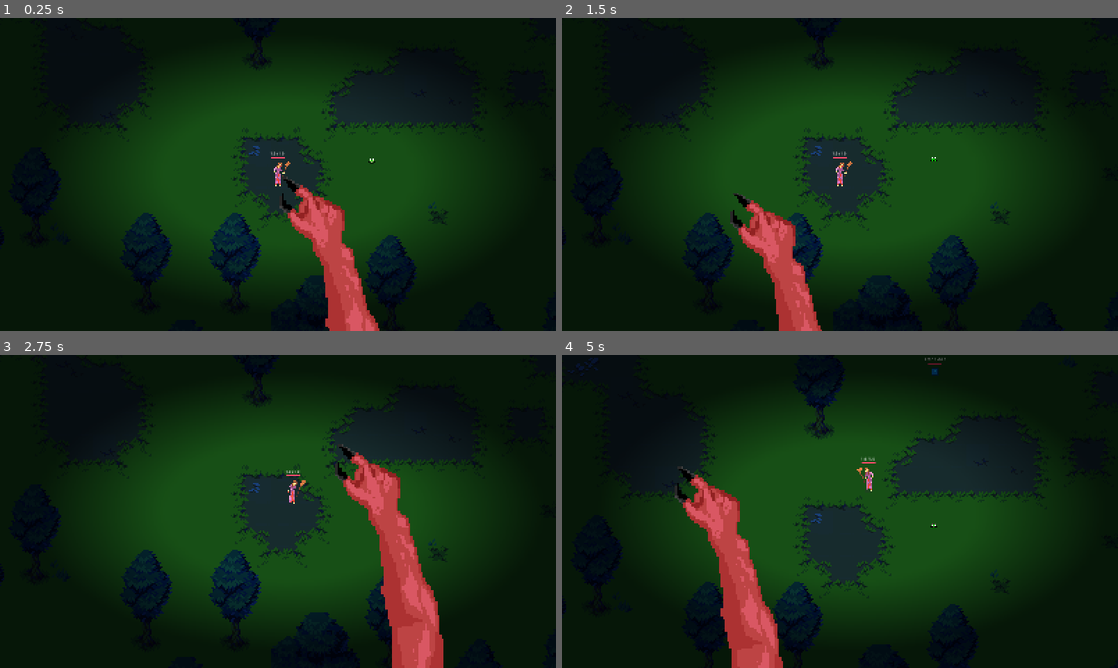
Above: before the commit, frames 1-4 (two rows, left to right).
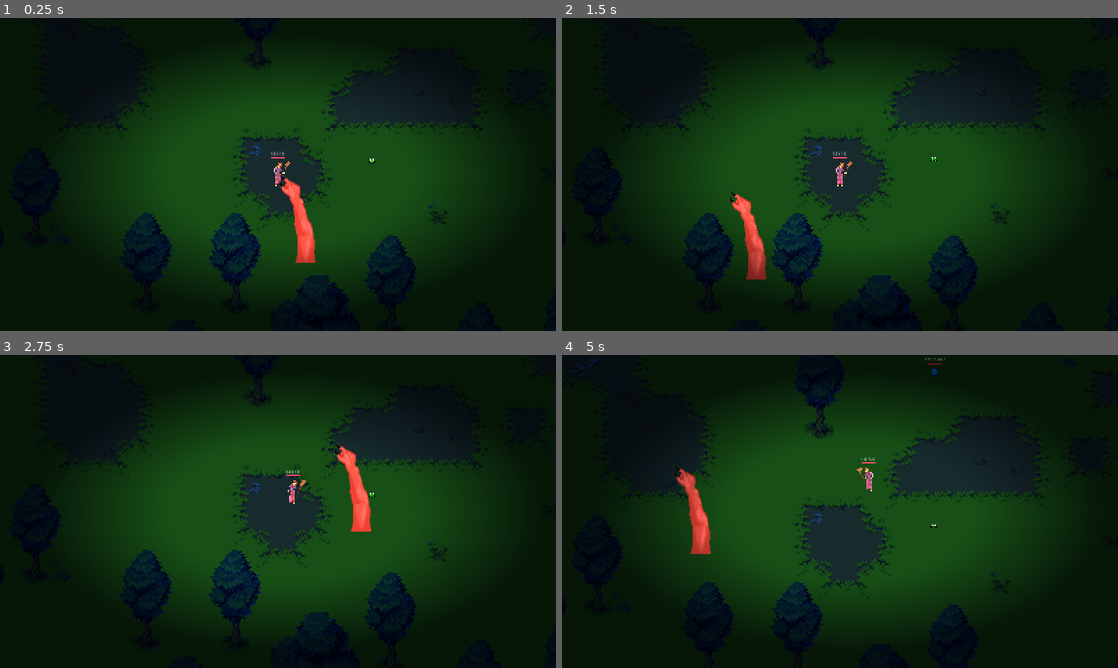
Above: after the commit, the same moments.

Repository: astonedf/Survivor
Game: Godot game, scene res://scenes/main/main.tscn
Two runs of this game, one before a commit and one after it. Both use one fixed random seed, a clock stepped at 60 frames per second and the inputs below. The engine's default icon, where the game draws it, is replaced by a stand-in: a white triangle on a blue panel in a dark square.
Inputs (mouse positions are in pixels of both pictures, inside the frame that each line leads up to):
- Up to frame 1 (0.25 s): no input
- Up to frame 2 (1.5 s): tap Enter at 0.5 s; move the mouse to (962, 158) at 0.52 s; press the mouse at (962, 158) at 0.53 s; tap Space at 1.25 s; move the mouse to (728, 190) at 1.27 s; release the mouse at (728, 190) at 1.28 s; click (728, 190) at 1.35 s
- Up to frame 3 (2.75 s): tap Enter at 2 s; move the mouse to (333, 442) at 2.02 s; hold Right mouse button (RMB) from 2.03 s (still down); click (333, 442) at 2.3 s
- Up to frame 4 (5 s): move the mouse to (812, 574) at 2.77 s; release Right mouse button (RMB) at 2.78 s; click (812, 574) at 2.85 s; move the mouse to (1006, 558) at 3.52 s; press the mouse at (1006, 558) at 3.53 s; move the mouse to (673, 464) at 4.27 s; release the mouse at (673, 464) at 4.28 s; right-click (673, 464) at 4.35 s; click (673, 464) at 4.55 s

The runs differ from the first frame. In frame 1, 3.7% of the frame differs, in the area x 50-69%, y 50-100%; in frame 2, 3.3%; in frame 3, 5.8%, in the area x 60-80%, y 28-100%; in frame 4, 5.1%.

Commit message:
witch arm remade as a weapon
The witch arm now uses the new weapon system

Diff:
--- a/Survivor/characters/common/character.gd
+++ b/Survivor/characters/common/character.gd
@@ -18,11 +18,15 @@
 	_damageable_area.area_entered.connect(_on_damageable_area_area_entered)
 
 
+## Damageable areas are set to detect only the weapons layer for now.
+## To make something damage characters, it must then herit from the Weapon class.
 func _on_damageable_area_body_entered(body: Node2D) -> void:
 	# Overriden in children classes
 	pass
 
 
+## Damageable areas are set to detect only the weapons layer for now.
+## To make something damage characters, it must then herit from the Weapon class.
 func  _on_damageable_area_area_entered(area: Area2D) -> void:
 	# Overriden in children classes
 	pass
--- a/Survivor/characters/enemies/common/enemy.gd
+++ b/Survivor/characters/enemies/common/enemy.gd
@@ -23,8 +23,11 @@
 
 
 func _on_damageable_area_body_entered(body: Node2D) -> void:
-	if body is Weapon:
-		var weapon: Weapon = body
+	var weapon: Weapon = body
 
-		if weapon._holder is Player:
-			_take_damage(weapon._damage)
+	if weapon._holder is Player:
+		_take_damage(weapon._damage)
+
+
+func  _on_damageable_area_area_entered(area: Area2D) -> void:
+	pass
--- a/Survivor/characters/enemies/goblin/goblin.tscn
+++ b/Survivor/characters/enemies/goblin/goblin.tscn
@@ -27,7 +27,7 @@
 shape = SubResource("CircleShape2D_e1yvt")
 
 [node name="DamageableArea" type="Area2D" parent="."]
-collision_layer = 4
+collision_layer = 0
 collision_mask = 8
 
 [node name="CollisionShape2D" type="CollisionShape2D" parent="DamageableArea"]
--- a/Survivor/characters/enemies/troll/troll.tscn
+++ b/Survivor/characters/enemies/troll/troll.tscn
@@ -27,7 +27,7 @@
 shape = SubResource("CircleShape2D_e1yvt")
 
 [node name="DamageableArea" type="Area2D" parent="."]
-collision_layer = 4
+collision_layer = 0
 collision_mask = 8
 
 [node name="CollisionShape2D" type="CollisionShape2D" parent="DamageableArea"]
--- a/Survivor/characters/player/player.gd
+++ b/Survivor/characters/player/player.gd
@@ -1,6 +1,7 @@
 class_name Player extends Character
 
 @onready var bullet = preload("res://weapons/bullet/bullet.tscn")
+@onready var witch_arm: Weapon = $WitchArm
 
 var flower_in_range = []
 var enemy_in_range = false
@@ -12,22 +13,19 @@
 var attacking: bool = false
 
 
+func _ready() -> void:
+	super._ready()
+	witch_arm.pickup(self)
+
+
 func _unhandled_input(event: InputEvent) -> void:
 	if event.is_action_pressed("RMB"):
 		_can_move = true
 		destination = get_global_mouse_position()
-	if event.is_action_pressed("LMB"):
-		#shoot()
-		$CrushArea/CrushColl.disabled = false
-	if event.is_action_released("LMB"):
-		$CrushArea/CrushColl.disabled = true
 
 
 func _physics_process(delta):
 	PlayerManager.position_updated.emit(global_position)
-
-	$CanvasLayer/Arm.position = get_viewport().get_mouse_position()
-	$CrushArea.position = get_local_mouse_position()
 
 	if _can_move:
 		$Spray.look_at(get_global_mouse_position())
@@ -90,3 +88,14 @@
 
 func _on_weapon_pickup_range_area_body_entered(body: Weapon) -> void:
 	body.pickup(self)
+
+
+func _on_damageable_area_body_entered(body: Node2D) -> void:
+	var weapon: Weapon = body
+
+	if weapon._holder is Enemy:
+		_take_damage(weapon._damage)
+
+
+func  _on_damageable_area_area_entered(area: Area2D) -> void:
+	pass
--- a/Survivor/characters/player/player.tscn
+++ b/Survivor/characters/player/player.tscn
@@ -1,9 +1,8 @@
-[gd_scene load_steps=30 format=3 uid="uid://ck3m3011vrrgm"]
+[gd_scene load_steps=29 format=3 uid="uid://ck3m3011vrrgm"]
 
 [ext_resource type="Script" uid="uid://dhmppoqbaejrn" path="res://characters/player/player.gd" id="1_onrkg"]
 [ext_resource type="Texture2D" uid="uid://by7knt72ix16d" path="res://assets/player/witch4.png" id="2_dirf7"]
 [ext_resource type="Script" uid="uid://c8nuytiag3hsy" path="res://characters/player/enemy_spawner.gd" id="2_xxgcw"]
-[ext_resource type="Texture2D" uid="uid://d4jqufy08op3" path="res://assets/arm.png" id="3_58jvb"]
 [ext_resource type="Texture2D" uid="uid://hdjfgk8iim74" path="res://assets/player/witch5.png" id="4_idpv6"]
 [ext_resource type="Texture2D" uid="uid://vcfi5b4e835j" path="res://assets/player/witch6.png" id="5_rpf03"]
 [ext_resource type="Texture2D" uid="uid://dopi03mkv0fuu" path="res://assets/player/witch7.png" id="6_x5dtk"]
@@ -16,13 +15,11 @@
 [ext_resource type="Texture2D" uid="uid://bvitqemes1g11" path="res://assets/player/witch2.png" id="13_fpo3a"]
 [ext_resource type="Texture2D" uid="uid://bxsj7n7pbii7" path="res://assets/player/witch3.png" id="14_kyfeq"]
 [ext_resource type="PackedScene" uid="uid://bwdqxkchthan0" path="res://characters/common/health_bar/health_bar.tscn" id="16_8l73k"]
+[ext_resource type="PackedScene" uid="uid://c3shyj1haouky" path="res://weapons/witch_arm/witch_arm.tscn" id="17_aqrcq"]
 
 [sub_resource type="CapsuleShape2D" id="CapsuleShape2D_onrkg"]
 radius = 22.0
 height = 44.0
-
-[sub_resource type="CircleShape2D" id="CircleShape2D_58jvb"]
-radius = 21.0238
 
 [sub_resource type="Gradient" id="Gradient_onrkg"]
 offsets = PackedFloat32Array(0, 0.344156, 0.688312)
@@ -197,14 +194,6 @@
 drag_horizontal_enabled = true
 drag_vertical_enabled = true
 
-[node name="CrushArea" type="Area2D" parent="."]
-collision_layer = 3
-collision_mask = 3
-
-[node name="CrushColl" type="CollisionShape2D" parent="CrushArea"]
-shape = SubResource("CircleShape2D_58jvb")
-disabled = true
-
 [node name="CanvasLayer" type="CanvasLayer" parent="."]
 
 [node name="PointLight2D" type="PointLight2D" parent="CanvasLayer"]
@@ -214,13 +203,6 @@
 texture = SubResource("GradientTexture2D_i3pqv")
 offset = Vector2(35, 35)
 
-[node name="Arm" type="Sprite2D" parent="CanvasLayer"]
-texture_filter = 1
-position = Vector2(1395, 534)
-scale = Vector2(3, 3)
-texture = ExtResource("3_58jvb")
-centered = false
-
 [node name="EnemySpawner" type="Node2D" parent="."]
 script = ExtResource("2_xxgcw")
 
@@ -267,7 +249,7 @@
 disabled = true
 
 [node name="DamageableArea" type="Area2D" parent="."]
-collision_layer = 2
+collision_layer = 0
 collision_mask = 8
 
 [node name="CollisionShape2D" type="CollisionShape2D" parent="DamageableArea"]
@@ -284,6 +266,9 @@
 [node name="CollisionShape2D" type="CollisionShape2D" parent="WeaponPickupRangeArea"]
 shape = SubResource("CircleShape2D_8l73k")
 debug_color = Color(0.603271, 0.540052, 0.126825, 0.42)
+
+[node name="WitchArm" parent="." instance=ExtResource("17_aqrcq")]
+position = Vector2(391, 38)
 
 [connection signal="area_entered" from="Spray" to="." method="_on_spray_area_entered"]
 [connection signal="area_exited" from="Spray" to="." method="_on_spray_area_exited"]
--- a/Survivor/weapons/common/weapon.gd
+++ b/Survivor/weapons/common/weapon.gd
@@ -1,7 +1,12 @@
 class_name Weapon extends CharacterBody2D
+## Base class for all weapons
 
 
 @export var _damage := 1.0
+
+## Can be picked up ?
+## Set to false when the weapon is picked up.
+@export var _pickable := true
 
 var _holder: Character = null
 
@@ -11,4 +16,6 @@
 
 
 func pickup(new_holder: Character) -> void:
-	_holder = new_holder
+	if _pickable:
+		_holder = new_holder
+		_pickable = false
--- /dev/null
+++ b/Survivor/weapons/witch_arm/witch_arm.gd
@@ -0,0 +1,33 @@
+extends Weapon
+
+## Hit rate of the arm when the LMB is held down
+@export_range(0.01, 1.0, 0.01, "suffix:s") var hit_rate: float
+
+@onready var arm_sprite: Sprite2D = $Sprite2D
+@onready var collision_shape: CollisionShape2D = $CollisionShape2D
+@onready var hit_timer: Timer = $HitTimer
+
+
+func _ready() -> void:
+	collision_shape.disabled = true
+	hit_timer.wait_time = hit_rate
+
+
+func _unhandled_input(event: InputEvent) -> void:
+	if event.is_action_pressed("LMB"):
+		collision_shape.disabled = false
+		hit_timer.start()
+		arm_sprite.scale = Vector2(0.75, 0.75)
+	if event.is_action_released("LMB"):
+		hit_timer.stop()
+		collision_shape.disabled = true
+		arm_sprite.scale = Vector2(1.0, 1.0)
+
+
+func _physics_process(delta: float) -> void:
+	arm_sprite.position = get_local_mouse_position()
+	collision_shape.position = get_local_mouse_position()
+
+
+func _on_hit_timer_timeout() -> void:
+	collision_shape.disabled = !collision_shape.disabled
--- /dev/null
+++ b/Survivor/weapons/witch_arm/witch_arm.tscn
@@ -0,0 +1,29 @@
+[gd_scene load_steps=4 format=3 uid="uid://c3shyj1haouky"]
+
+[ext_resource type="Script" uid="uid://bgs44v3ft6xss" path="res://weapons/witch_arm/witch_arm.gd" id="1_calpg"]
+[ext_resource type="Texture2D" uid="uid://d4jqufy08op3" path="res://weapons/witch_arm/arm.png" id="2_dbebw"]
+
+[sub_resource type="CircleShape2D" id="CircleShape2D_bx27x"]
+radius = 15.0333
+
+[node name="WitchArm" type="CharacterBody2D"]
+collision_layer = 8
+collision_mask = 0
+script = ExtResource("1_calpg")
+hit_rate = 0.08
+_damage = 10.0
+metadata/_custom_type_script = "uid://dtcgs7sg66us6"
+
+[node name="Sprite2D" type="Sprite2D" parent="."]
+texture = ExtResource("2_dbebw")
+centered = false
+
+[node name="CollisionShape2D" type="CollisionShape2D" parent="."]
+position = Vector2(7, 5)
+shape = SubResource("CircleShape2D_bx27x")
+
+[node name="AnimationPlayer" type="AnimationPlayer" parent="."]
+
+[node name="HitTimer" type="Timer" parent="."]
+
+[connection signal="timeout" from="HitTimer" to="." method="_on_hit_timer_timeout"]
--- a/Survivor/weapons/witch_frog/witch_frog.gd
+++ b/Survivor/weapons/witch_frog/witch_frog.gd
@@ -19,10 +19,11 @@
 
 
 func pickup(new_holder: Character) -> void:
-	super.pickup(new_holder)
-	animation_player.play("RESET")
-	await animation_player.animation_finished
-	reparent(new_holder)
-	var tween = get_tree().create_tween()
-	tween.tween_property(self, "position", Vector2(), 0.2)
-	timer.start()
+	if _pickable:
+		super.pickup(new_holder)
+		animation_player.play("RESET")
+		await animation_player.animation_finished
+		reparent(new_holder)
+		var tween = get_tree().create_tween()
+		tween.tween_property(self, "position", Vector2(), 0.2)
+		timer.start()
--- a/Survivor/weapons/witch_frog/witch_frog.tscn
+++ b/Survivor/weapons/witch_frog/witch_frog.tscn
@@ -56,6 +56,23 @@
 "values": [false]
 }
 
+[sub_resource type="Animation" id="Animation_uj342"]
+resource_name = "grounded"
+length = 2.0
+loop_mode = 2
+tracks/0/type = "value"
+tracks/0/imported = false
+tracks/0/enabled = true
+tracks/0/path = NodePath("Sprite2D:position")
+tracks/0/interp = 2
+tracks/0/loop_wrap = true
+tracks/0/keys = {
+"times": PackedFloat32Array(0, 2),
+"transitions": PackedFloat32Array(1, 1),
+"update": 0,
+"values": [Vector2(-4.76837e-07, -2.38419e-07), Vector2(-2.84217e-14, -12)]
+}
+
 [sub_resource type="Animation" id="Animation_8th6u"]
 resource_name = "jump"
 tracks/0/type = "value"
@@ -107,23 +124,6 @@
 "values": [false, true]
 }
 
-[sub_resource type="Animation" id="Animation_uj342"]
-resource_name = "grounded"
-length = 2.0
-loop_mode = 2
-tracks/0/type = "value"
-tracks/0/imported = false
-tracks/0/enabled = true
-tracks/0/path = NodePath("Sprite2D:position")
-tracks/0/interp = 2
-tracks/0/loop_wrap = true
-tracks/0/keys = {
-"times": PackedFloat32Array(0, 2),
-"transitions": PackedFloat32Array(1, 1),
-"update": 0,
-"values": [Vector2(-4.76837e-07, -2.38419e-07), Vector2(-2.84217e-14, -12)]
-}
-
 [sub_resource type="AnimationLibrary" id="AnimationLibrary_uj342"]
 _data = {
 &"RESET": SubResource("Animation_nt7ld"),
@@ -133,9 +133,9 @@
 
 [node name="WitchFrog" type="CharacterBody2D"]
 collision_layer = 8
-collision_mask = 4
+collision_mask = 0
 script = ExtResource("1_8th6u")
-_damage = 15.0
+_damage = 50.0
 
 [node name="CollisionShape2D" type="CollisionShape2D" parent="."]
 shape = SubResource("CircleShape2D_8th6u")
Binary file removed: Survivor/assets/player/arm.png
Not shown, removed: Survivor/assets/player/arm.png.import
Renamed: Survivor/assets/arm.png -> Survivor/weapons/witch_arm/arm.png
Not shown, changed: Survivor/weapons/witch_arm/arm.png.import
Not shown, added: Survivor/weapons/witch_arm/witch_arm.gd.uid
